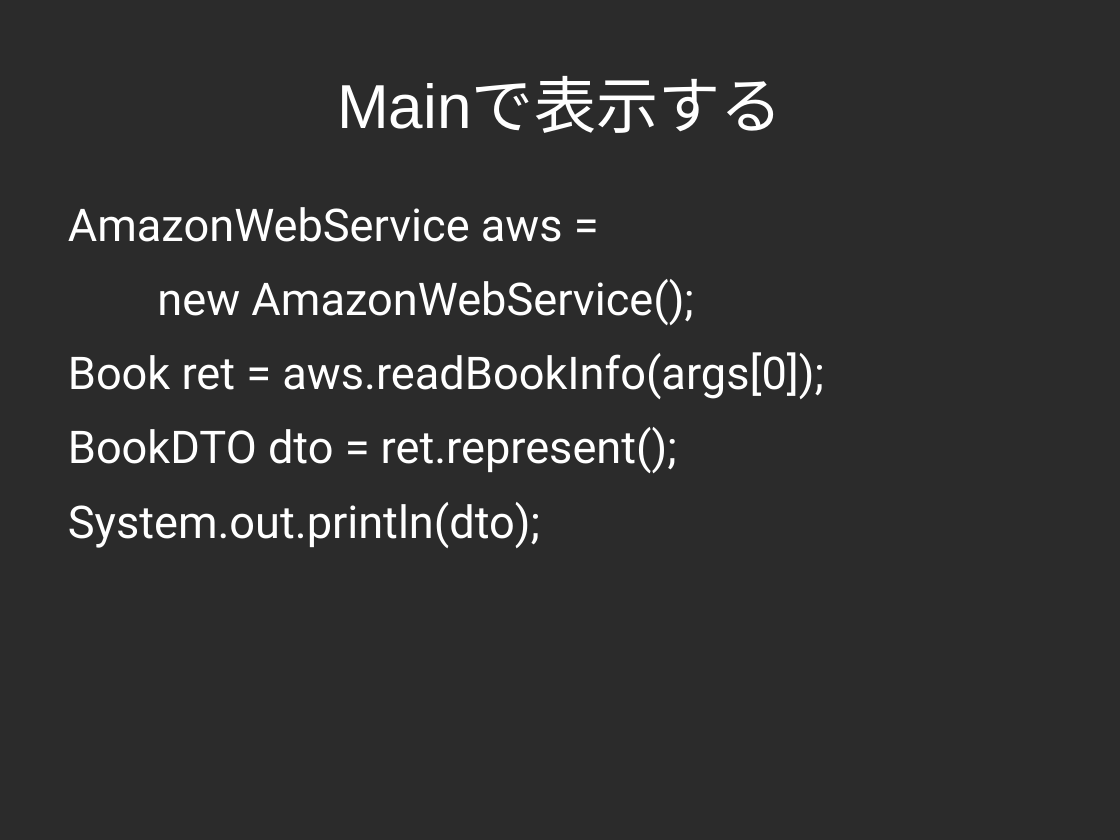
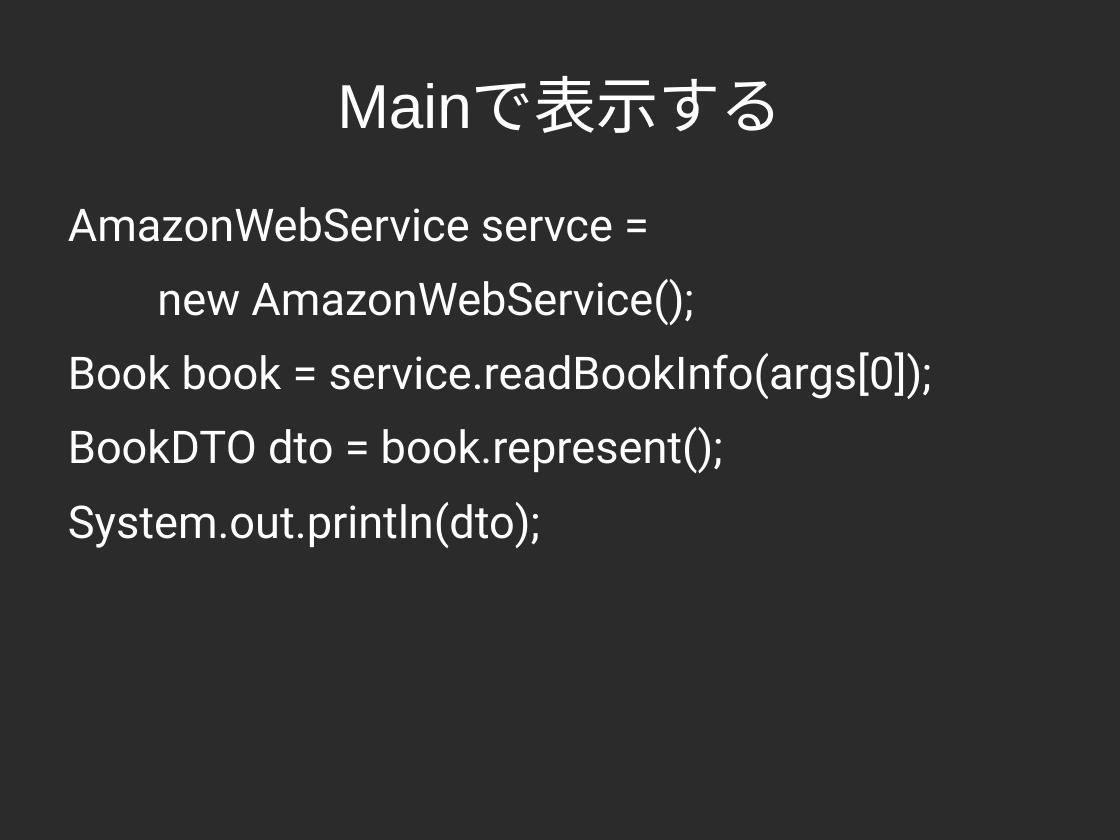
Before and after one commit to yojik/yojik-lib, a slide deck: slide 33 of 2009devsumi/oo_exercise/doc/devsum.odp (slide 29 before the commit). Drawn at 1120x840 pixels with LibreOffice and Linux fonts; fonts in the diff are those of the drawing; background and template pictures are left out; a plain dark background stands for a picture behind light text. Boxes give left, top, right and bottom in pixels: in the first picture for what was removed or moved away, otherwise in the second. Text is boxed around its words. In the diff, an @@ line names an element or a change of style, - is before the commit and + after.

```diff
--- a/2009devsumi/oo_exercise/doc/devsum.odp
+++ b/2009devsumi/oo_exercise/doc/devsum.odp
@@ text at box(68, 207, 613, 242): text changed @@
-AmazonWebService aws =
+AmazonWebService servce =
@@ text at box(68, 352, 932, 473): text changed @@
-Book ret = aws.readBookInfo(args[0]);
-BookDTO dto = ret.represent();
+Book book = service.readBookInfo(args[0]);
+BookDTO dto = book.represent();
```
Also in this commit, not shown: 13 other slides changed, 10 slides added, 7 slides removed.
